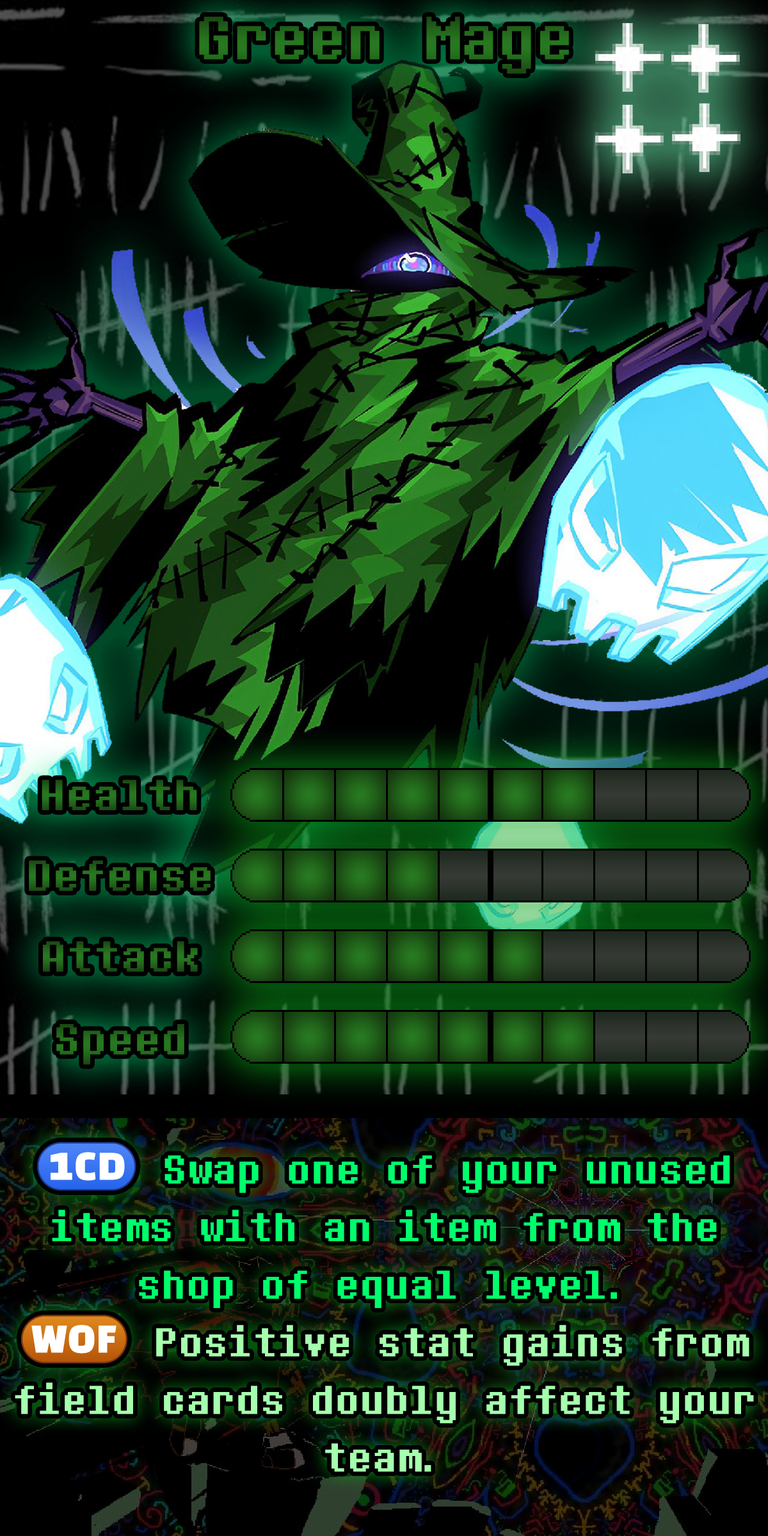
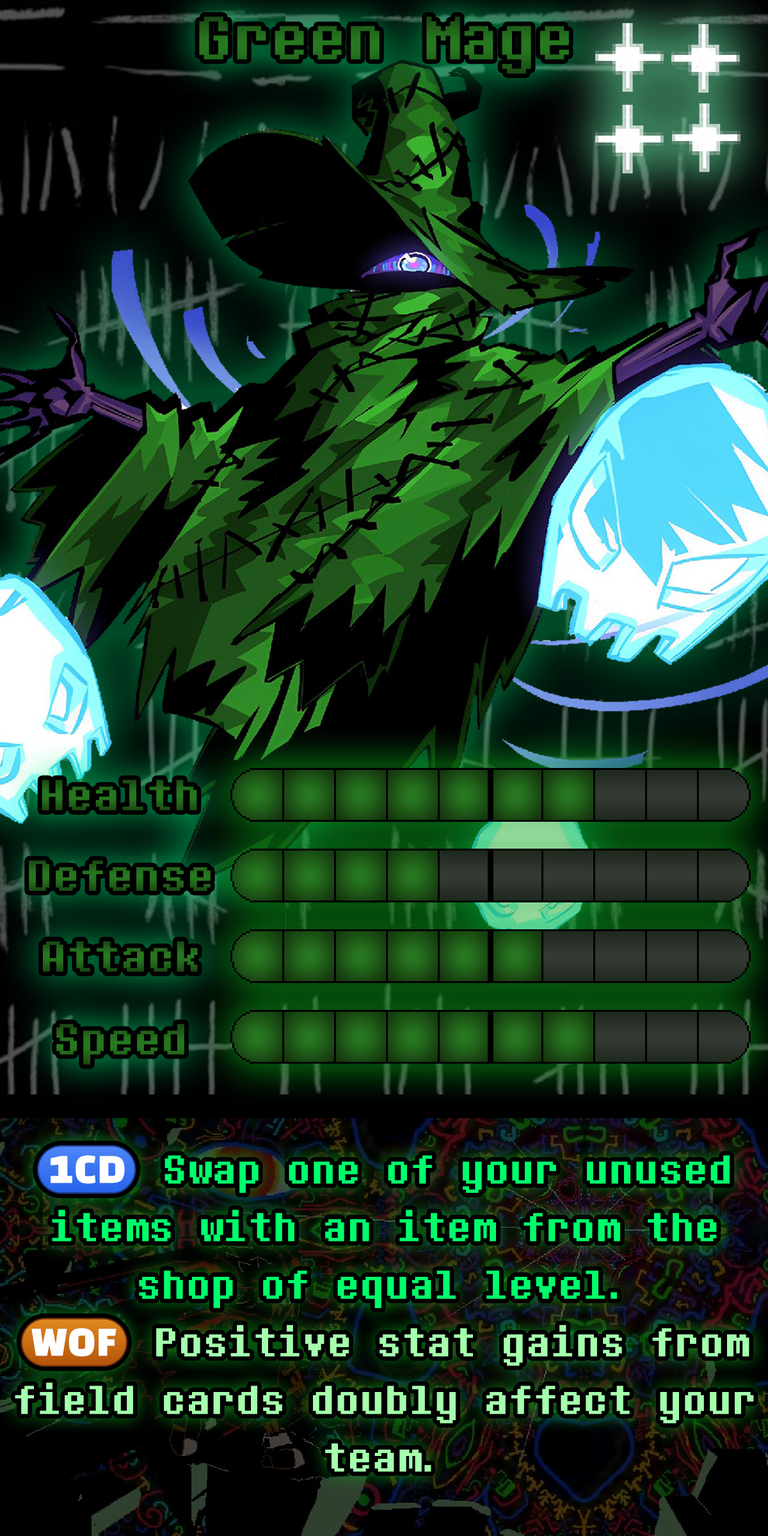
Layers edited between the first and the second 768x1536 image:
painted on "Ability" over bbox(20, 1141, 137, 1367)
